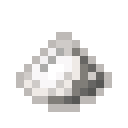
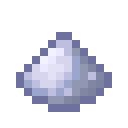
The second 128 × 128 image is a revision of the first. Changes to its layers:
painted on "Bright" over box(40, 48, 56, 64)
painted on "HIghlight" over box(40, 48, 64, 72)
painted on "Light" over box(48, 64, 64, 80)
painted on "Light-Medium" over box(32, 56, 72, 88)
painted on "Medium" over box(24, 40, 96, 96)
painted on "Medium-Dark" over box(24, 56, 80, 96)
painted on "Dark" over box(48, 48, 88, 104)
painted on "Darker" over box(64, 56, 104, 104)
painted on "Darkest" over box(72, 80, 104, 104)
painted on "Border" over box(16, 32, 112, 112)
